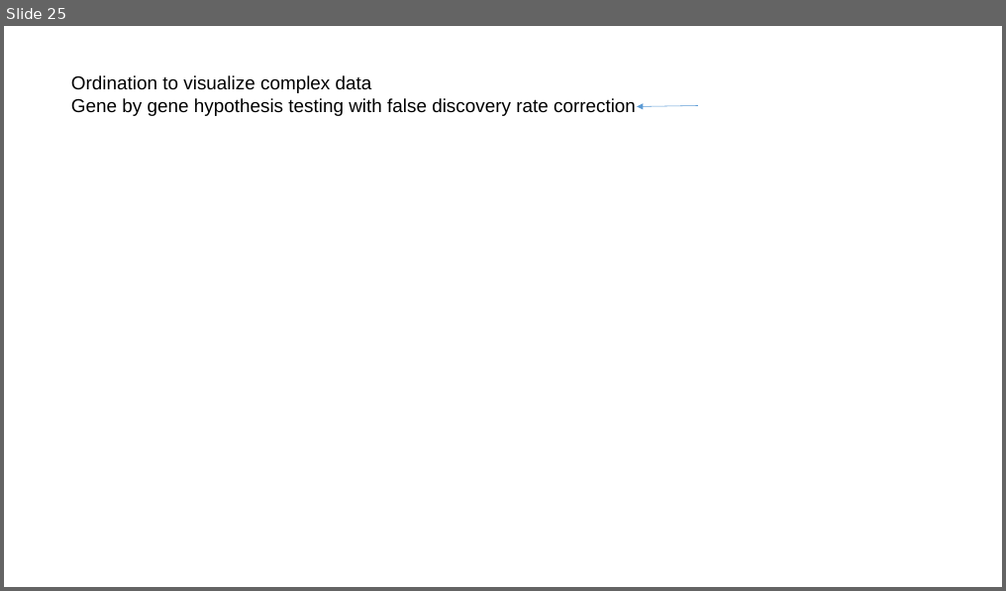
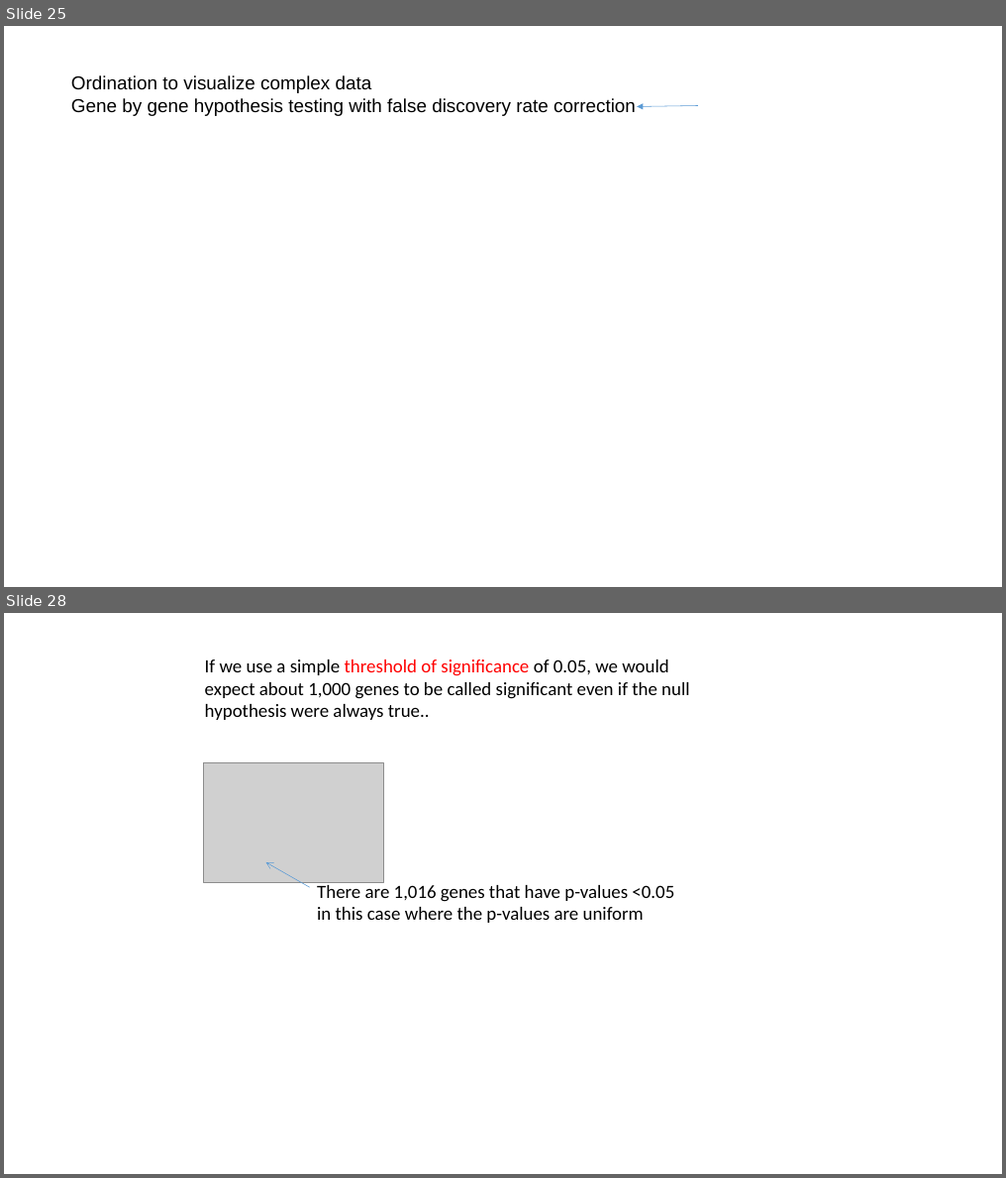
Before and after one commit to afodor/afodor.github.io, a slide deck: classes/ChapelHill2016/ChapelHillWorkshop_Fodor.pptx. Shown one above the other, each under a label of ours: slide 25 before the commit, slides 25 and 28 after it; the slides between them are not shown. The pictures are 1006x591 and 1006x1178 pixels, drawn with LibreOffice and Linux fonts; fonts in the diff are those of the drawing; grey boxes stand for pictures. Boxes give left, top, right and bottom in pixels: in the first picture for what was removed or moved away, otherwise in the second. Text is boxed around its words. In the diff, an @@ line names an element or a change of style, - is before the commit and + after.

```diff
--- a/classes/ChapelHill2016/ChapelHillWorkshop_Fodor.pptx
+++ b/classes/ChapelHill2016/ChapelHillWorkshop_Fodor.pptx
@@ slide 28 added at (4, 613, 1002, 1174), background #FFFFFF @@
@@ text added at (205, 660, 689, 720), 18 pt, text #000000 @@
+If we use a simple threshold of significance of 0.05, we would
+expect about 1,000 genes to be called significant even if the null
+hypothesis were always true..
@@ picture added at (204, 762, 384, 882) @@
@@ arrow added from (310, 888) to (266, 862), #5B9BD5 0.5 pt @@
@@ text added at (317, 882, 674, 923), 18 pt, text #000000 @@
+There are 1,016 genes that have p-values <0.05
+in this case where the p-values are uniform
```
Also in this commit, not shown: 8 other slides added.
